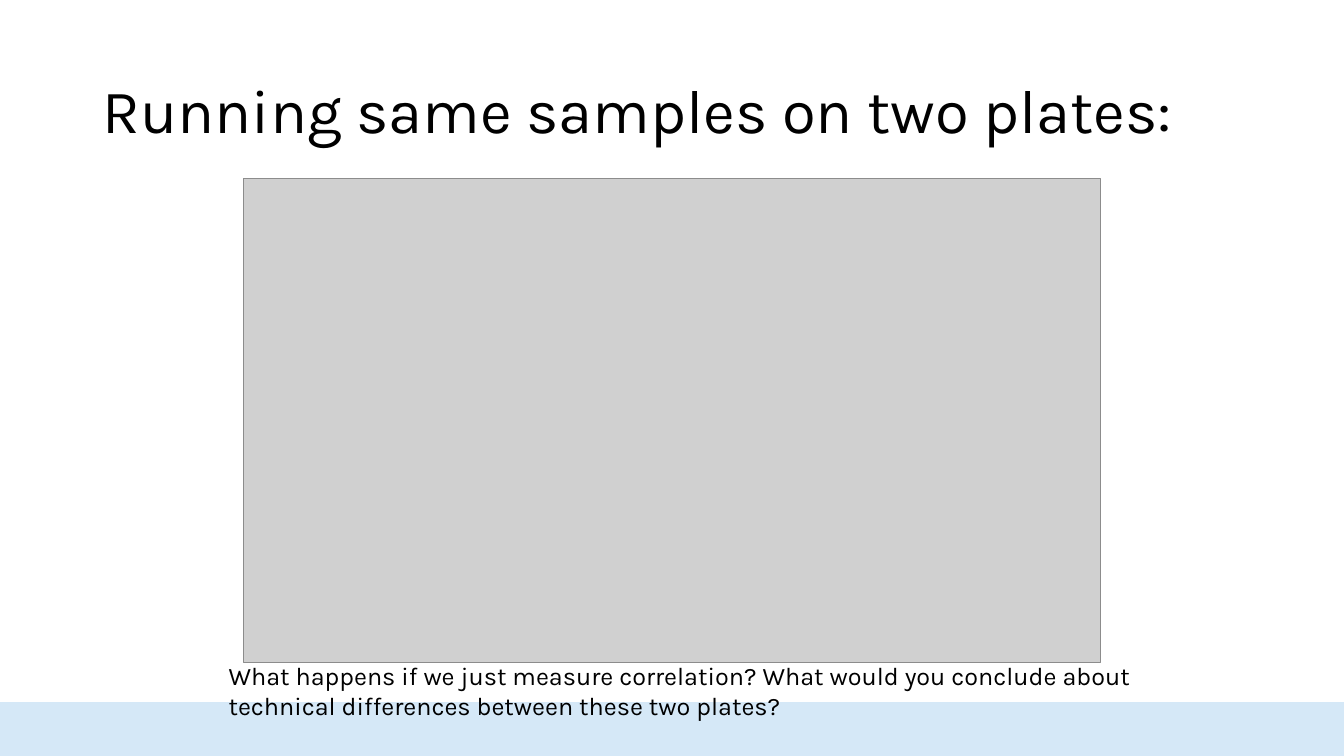
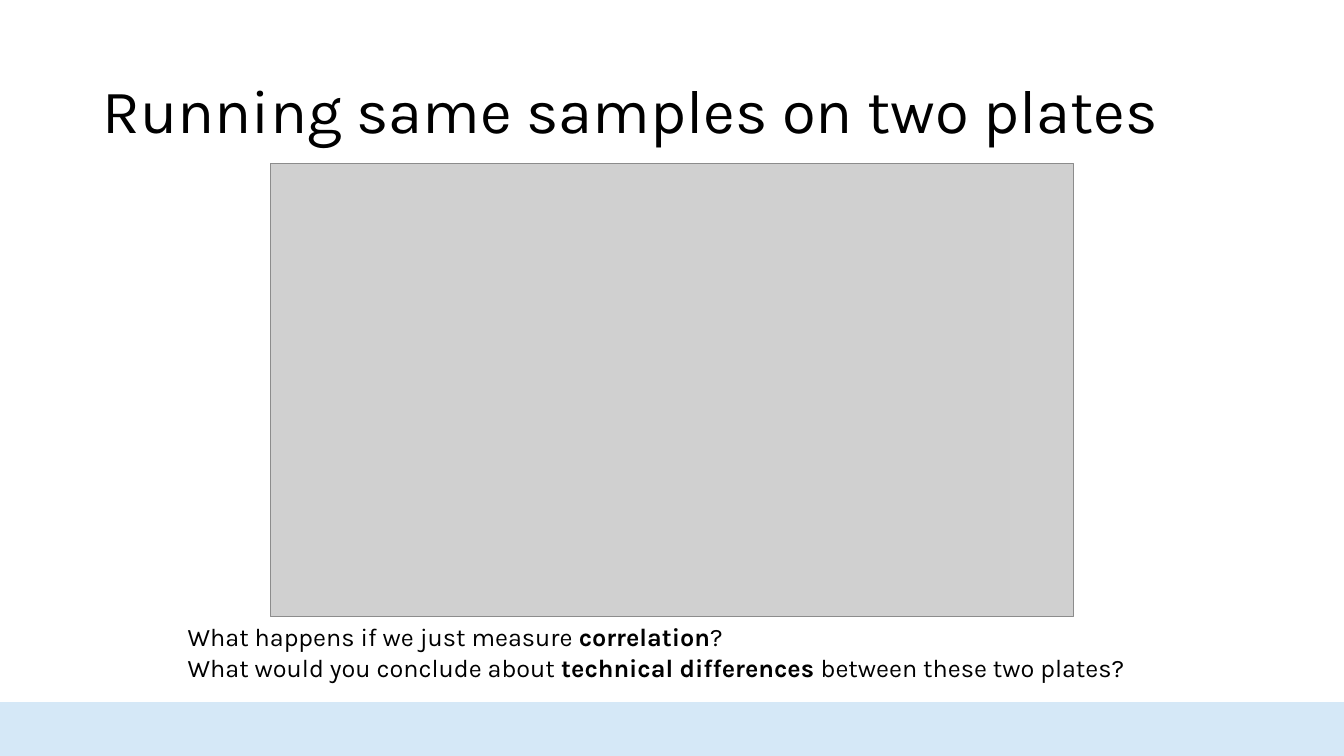
Before and after one commit to HopkinsIDD/seroanalytics_workshop, a slide deck: slide 7 of Part 3/Lecture 3.pptx. Drawn at 1344x756 pixels with LibreOffice and Linux fonts; fonts in the diff are those of the drawing; grey boxes stand for pictures; background and template pictures are left out. Boxes give left, top, right and bottom in pixels: in the first picture for what was removed or moved away, otherwise in the second. Text is boxed around its words. In the diff, an @@ line names an element or a change of style, - is before the commit and + after.

```diff
--- a/Part 3/Lecture 3.pptx
+++ b/Part 3/Lecture 3.pptx
@@ title at (102,90,1158,148): text changed @@
-Running same samples on two plates:
+Running same samples on two plates
@@ picture: place and size @@
-picture at (244,178,1101,662)
+picture at (270,163,1074,617)
@@ text at (188,628,1124,683): text changed @@
-What happens if we just measure correlation? What would you conclude about technical differences between these two plates?
+What happens if we just measure correlation?
+What would you conclude about technical differences between these two plates?
```
Also in this commit, not shown: 21 other slides changed, 2 other files.
